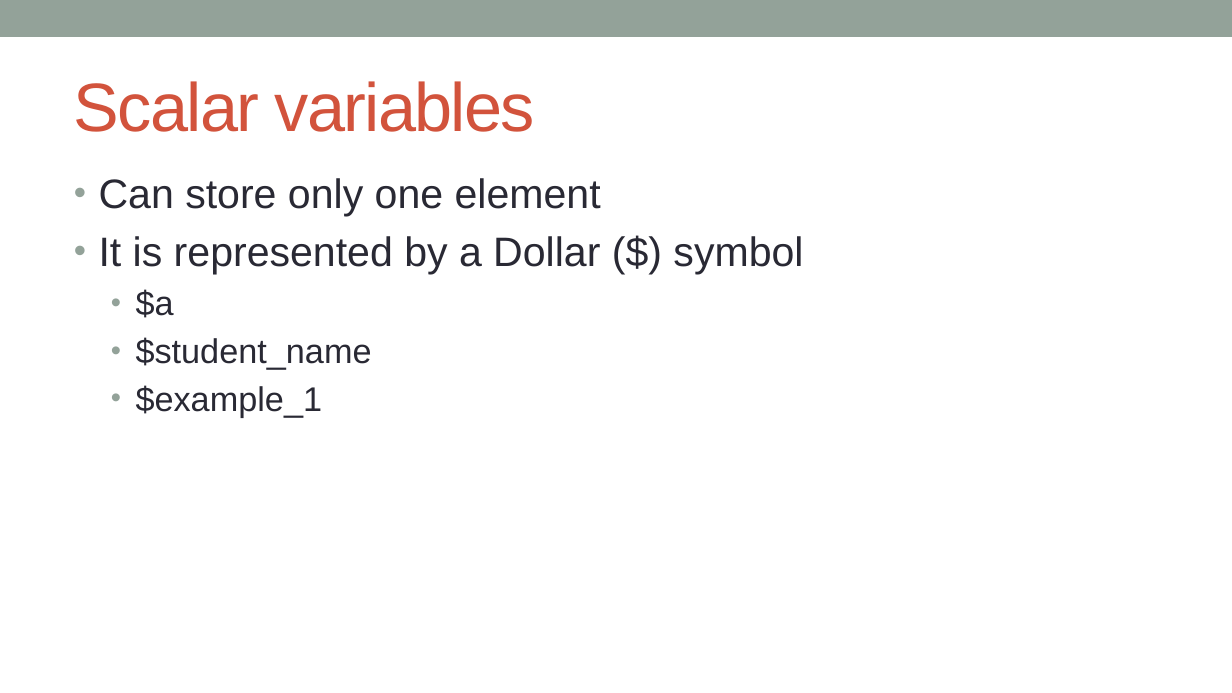
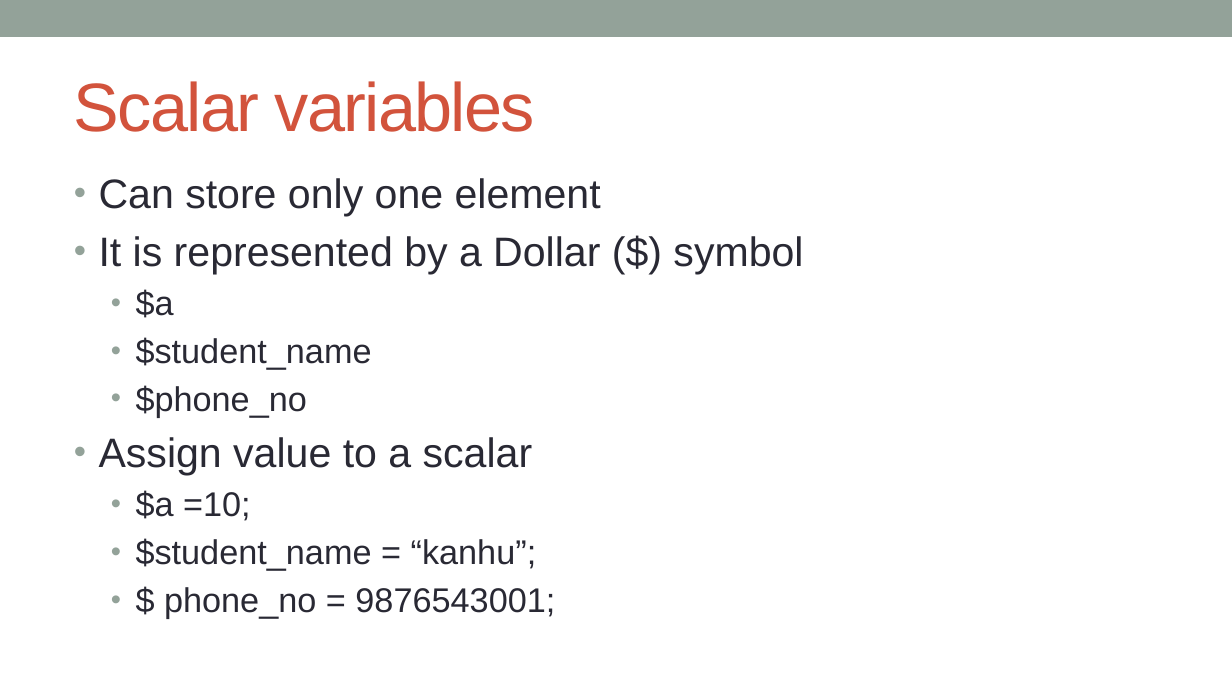
Before and after one commit to kanhu-pcr-code/bioinfo-PERL-course, a slide deck: slide 8 of PPTs/Variables and operators.pptx. Drawn at 1232x693 pixels with LibreOffice and Linux fonts; fonts in the diff are those of the drawing. Boxes give left, top, right and bottom in pixels: in the first picture for what was removed or moved away, otherwise in the second. Text is boxed around its words. In the diff, an @@ line names an element or a change of style, - is before the commit and + after.

Commit message:
PPT4

```diff
--- a/PPTs/Variables and operators.pptx
+++ b/PPTs/Variables and operators.pptx
@@ text at (99,385,555,619): text changed @@
-  • $example_1
+  • $phone_no
+• Assign value to a scalar
+  • $a =10;
+  • $student_name = “kanhu”;
+  • $ phone_no = 9876543001;
```
Also in this commit, not shown: 1 other slide changed, 11 slides added, 2 slides removed, 2 other files.
